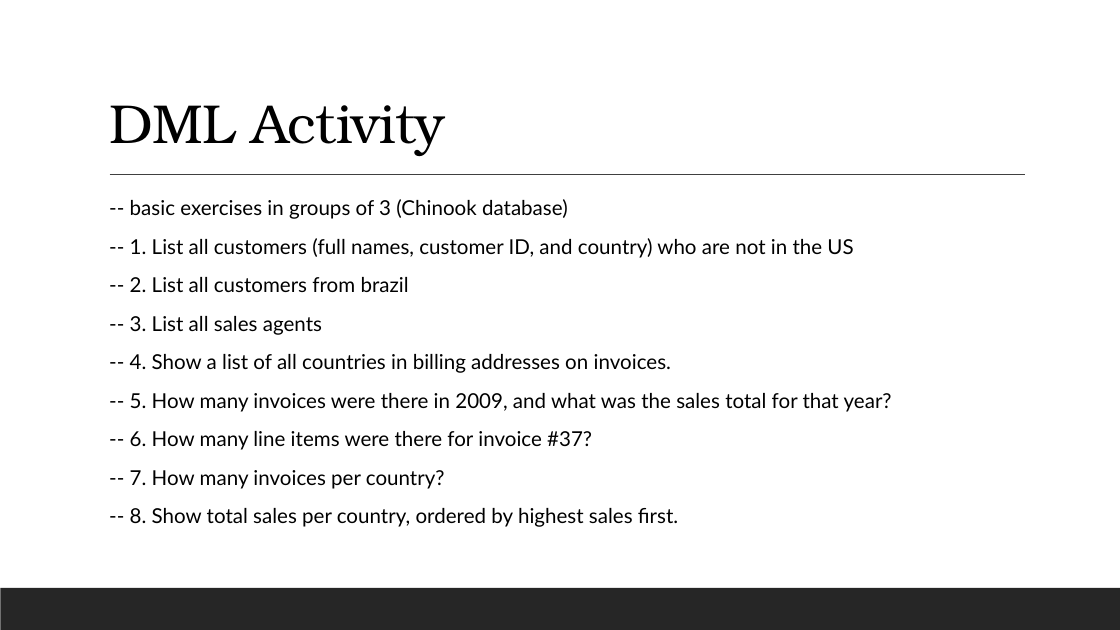
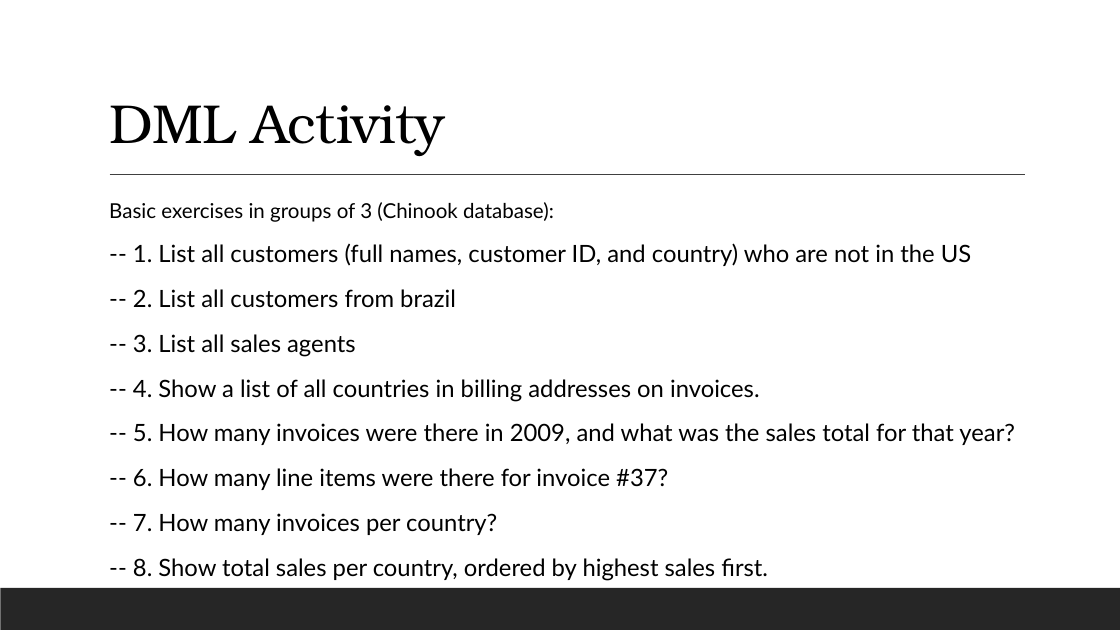
Before and after one commit to jimie2021/12062021-batch-repo, a slide deck: slide 35 of pdfs/w2/D7_.NET_RDBMS-DML.pptx. Drawn at 1120x630 pixels with LibreOffice and Linux fonts; fonts in the diff are those of the drawing. Boxes give left, top, right and bottom in pixels: in the first picture for what was removed or moved away, otherwise in the second. Text is boxed around its words. In the diff, an @@ line names an element or a change of style, - is before the commit and + after.

```diff
--- a/pdfs/w2/D7_.NET_RDBMS-DML.pptx
+++ b/pdfs/w2/D7_.NET_RDBMS-DML.pptx
@@ text at [109,202,554,222]: text changed @@
-  -- basic exercises in groups of 3 (Chinook database)
+  Basic exercises in groups of 3 (Chinook database):
@@ text at [133,243,1015,581]: size 17.6 to 20.4 pt in "-- 1. List all customers (full names, ...", "-- 2. List all customers from brazil", "-- 3. List all sales agents", "-- 4. Show a list of all ..." and 4 more places; line spacing 0.9 to 1 @@
```
Also in this commit, not shown: 4 other slides changed, 1 other file.
